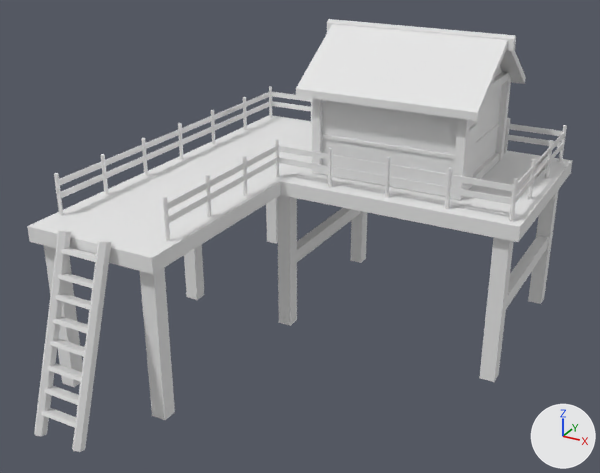
The FBX model Examen Game GMD4A/Assets/Art/Models/Environment/Quarry/QuarryHouse(3).fbx as it was, and as the next commit left it.
Both versions are drawn from a 50 mm camera at (13.77, -14.77, 13.57) aimed at (3.29, 4.3, 4.03). Lighting does not change. The marker at lower right points along +X, +Y and +Z. Where no turn or scale is listed for an object, it has been applied to the vertices.

Names of what the first picture shows: 'QuarryHouse(3)'.
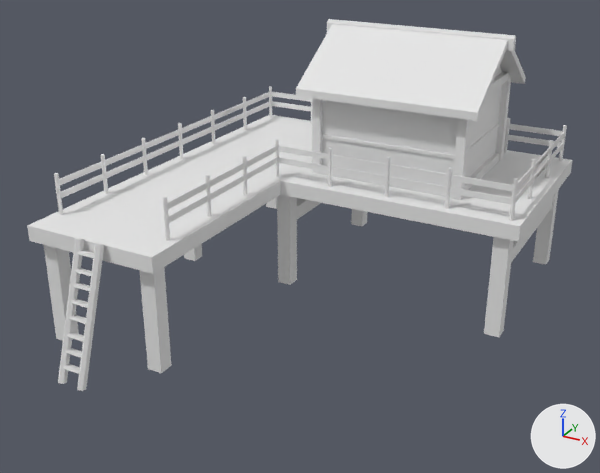
The newer file is also turned or shifted as a whole; pictures and numbers use the older file's frame.

Boxes (x1, y1, x2, y2) around the edits, measured in the pictures (600 x 473 px; the box of a moved part takes in the faces that stretch with it):
'QuarryHouse(3)', reshaped (14% shorter): before (27, 19, 572, 452); after (27, 19, 572, 391)
part 1 of me_cube_114, moved or reshaped: before (44, 246, 83, 387); after (44, 245, 79, 341)
part 2 of me_cube_114, moved or reshaped: before (297, 208, 361, 262); after (297, 198, 320, 219)
part 3 of me_cube_114, moved or reshaped: before (506, 235, 548, 309); after (511, 197, 553, 262)
part 4 of me_cube_114, moved or reshaped: before (528, 189, 559, 304); after (533, 189, 559, 265)
part 5 of me_cube_114, moved or reshaped: before (479, 238, 514, 382); after (484, 237, 514, 337)
part 6 of me_cube_114, moved or reshaped: before (350, 211, 368, 263); after (351, 209, 368, 227)
part 7 of me_cube_114, moved or reshaped: before (277, 195, 297, 326); after (277, 195, 297, 285)
part 8 of me_cube_114, moved or reshaped: before (266, 198, 278, 244); after (266, 197, 277, 209)
part 9 of me_cube_114, moved or reshaped: before (184, 244, 204, 300); after (184, 244, 202, 261)
part 10 of me_cube_114, moved or reshaped: before (140, 268, 175, 420); after (139, 267, 172, 373)
part 11 of me_cube_114, moved or reshaped: before (44, 386, 79, 405); after (65, 348, 82, 358)
part 12 of me_cube_114, moved or reshaped: before (34, 230, 71, 436); after (58, 238, 84, 384)
part 13 of me_cube_114, moved or reshaped: before (42, 408, 76, 428); after (63, 364, 80, 374)
part 14 of me_cube_114, moved or reshaped: before (50, 339, 85, 357); after (69, 315, 86, 324)
part 15 of me_cube_114, moved or reshaped: before (47, 363, 82, 382); after (67, 332, 84, 342)
part 16 of me_cube_114, moved or reshaped: before (55, 294, 91, 310); after (73, 283, 90, 291)
part 17 of me_cube_114, moved or reshaped: before (53, 317, 88, 334); after (71, 299, 88, 308)
part 18 of me_cube_114, moved or reshaped: before (61, 248, 96, 262); after (77, 250, 94, 258)
part 19 of me_cube_114, moved or reshaped: before (58, 273, 93, 288); after (75, 268, 92, 276)
part 20 of me_cube_114, moved or reshaped: before (72, 240, 111, 452); after (77, 243, 104, 391)

The change, as a diff of the scene's bpy script:
```diff
--- a/Examen Game GMD4A/Assets/Art/Models/Environment/Quarry/QuarryHouse(3).fbx.py
+++ b/Examen Game GMD4A/Assets/Art/Models/Environment/Quarry/QuarryHouse(3).fbx.py
@@ me_cube_114 @@
 me_cube_114.from_pydata(...)  # 998 vertices, 635 faces; spans x -2.25..9.13, y -2.52..11.94, z 0.0..9.36
+# me_cube_114 part 1: the loose piece of 8 vertices spanning x -2.07..-1.63, y -0.22..0.22, z 0.0..4.62 is scaled about its middle by (1, 1, 0.68), then moved by (0.0, 0.0, 0.75)
+# me_cube_114 part 2: the loose piece of 8 vertices spanning x 1.69..2.02, y 6.15..11.46, z 2.05..2.49 is moved by (0.0, 0.0, 1.49)
+# me_cube_114 part 3: the loose piece of 8 vertices spanning x 8.46..8.8, y 6.15..11.46, z 2.05..2.49 is moved by (0.0, 0.0, 1.49)
+# me_cube_114 part 4: the loose piece of 8 vertices spanning x 8.41..8.86, y 11.29..11.74, z 0.0..4.62 is scaled about its middle by (1, 1, 0.68), then moved by (0.0, 0.0, 0.75)
+# me_cube_114 part 5: the loose piece of 8 vertices spanning x 8.41..8.86, y 5.86..6.3, z 0.0..4.62 is scaled about its middle by (1, 1, 0.68), then moved by (0.0, 0.0, 0.75)
+# me_cube_114 part 6: the loose piece of 8 vertices spanning x 1.63..2.07, y 11.29..11.74, z 0.0..4.62 is scaled about its middle by (1, 1, 0.68), then moved by (0.0, 0.0, 0.75)
+# me_cube_114 part 7: the loose piece of 8 vertices spanning x 1.63..2.07, y 5.86..6.3, z 0.0..4.62 is scaled about its middle by (1, 1, 0.68), then moved by (0.0, 0.0, 0.75)
+# me_cube_114 part 8: the loose piece of 8 vertices spanning x -2.07..-1.63, y 11.29..11.74, z 0.0..4.62 is scaled about its middle by (1, 1, 0.68), then moved by (0.0, 0.0, 0.75)
+# me_cube_114 part 9: the loose piece of 8 vertices spanning x -2.07..-1.63, y 5.86..6.3, z 0.0..4.62 is scaled about its middle by (1, 1, 0.68), then moved by (0.0, 0.0, 0.75)
+# me_cube_114 part 10: the loose piece of 8 vertices spanning x 1.18..1.62, y -0.22..0.22, z 0.0..4.62 is scaled about its middle by (1, 1, 0.68), then moved by (0.0, 0.0, 0.75)
+# me_cube_114 part 11: the loose piece of 8 vertices spanning x -0.74..0.44, y -2.09..-1.74, z 1.13..1.35 is scaled about its middle by (0.476, 0.696, 0.696), then moved by (0.16, 0.39, 1.1)
+# me_cube_114 part 12: the loose piece of 12 vertices spanning x -0.95..-0.68, y -2.52..-0.45, z 0.02..5.27 is scaled about its middle by 0.696, then moved by (0.49, 0.26, 0.67)
+# me_cube_114 part 13: the loose piece of 8 vertices spanning x -0.74..0.44, y -2.28..-1.94, z 0.56..0.77 is scaled about its middle by (0.476, 0.696, 0.696), then moved by (0.16, 0.45, 1.27)
+# me_cube_114 part 14: the loose piece of 8 vertices spanning x -0.74..0.44, y -1.69..-1.34, z 2.34..2.55 is scaled about its middle by (0.476, 0.696, 0.696), then moved by (0.16, 0.27, 0.73)
+# me_cube_114 part 15: the loose piece of 8 vertices spanning x -0.74..0.44, y -1.9..-1.55, z 1.71..1.92 is scaled about its middle by (0.476, 0.696, 0.696), then moved by (0.16, 0.33, 0.92)
+# me_cube_114 part 16: the loose piece of 8 vertices spanning x -0.74..0.44, y -1.31..-0.96, z 3.49..3.7 is scaled about its middle by (0.476, 0.696, 0.696), then moved by (0.16, 0.15, 0.38)
+# me_cube_114 part 17: the loose piece of 8 vertices spanning x -0.74..0.44, y -1.5..-1.15, z 2.91..3.12 is scaled about its middle by (0.476, 0.696, 0.696), then moved by (0.16, 0.21, 0.56)
+# me_cube_114 part 18: the loose piece of 8 vertices spanning x -0.74..0.44, y -0.93..-0.58, z 4.64..4.85 is scaled about its middle by (0.476, 0.696, 0.696), then moved by (0.16, 0.04, 0.04)
+# me_cube_114 part 19: the loose piece of 8 vertices spanning x -0.74..0.44, y -1.14..-0.79, z 4.01..4.22 is scaled about its middle by (0.476, 0.696, 0.696), then moved by (0.16, 0.1, 0.23)
+# me_cube_114 part 20: the loose piece of 12 vertices spanning x 0.37..0.63, y -2.52..-0.45, z 0.02..5.27 is scaled about its middle by 0.696, then moved by (-0.17, 0.26, 0.67)
 me_cube_114.materials.append(mat_texture_atlas)
```
